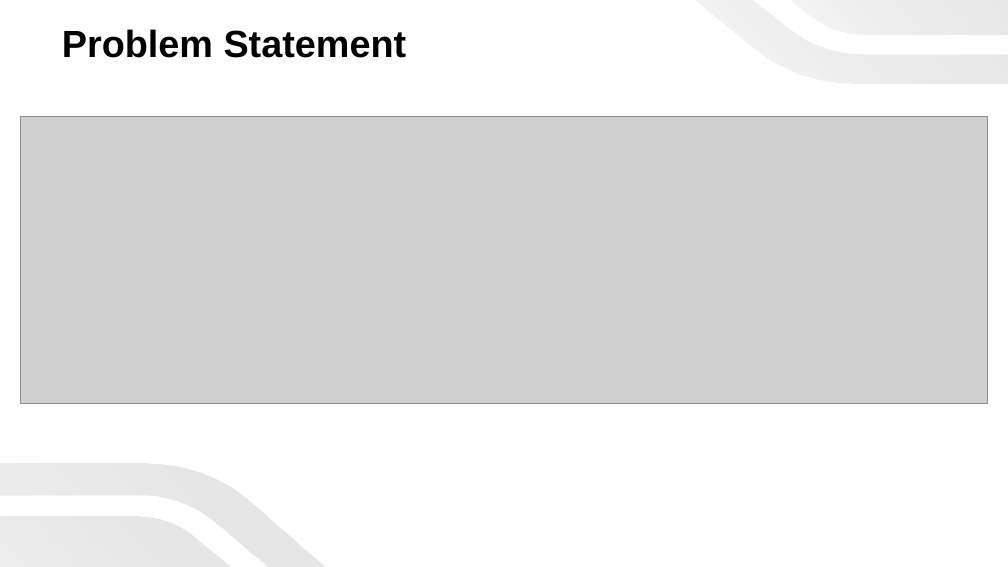
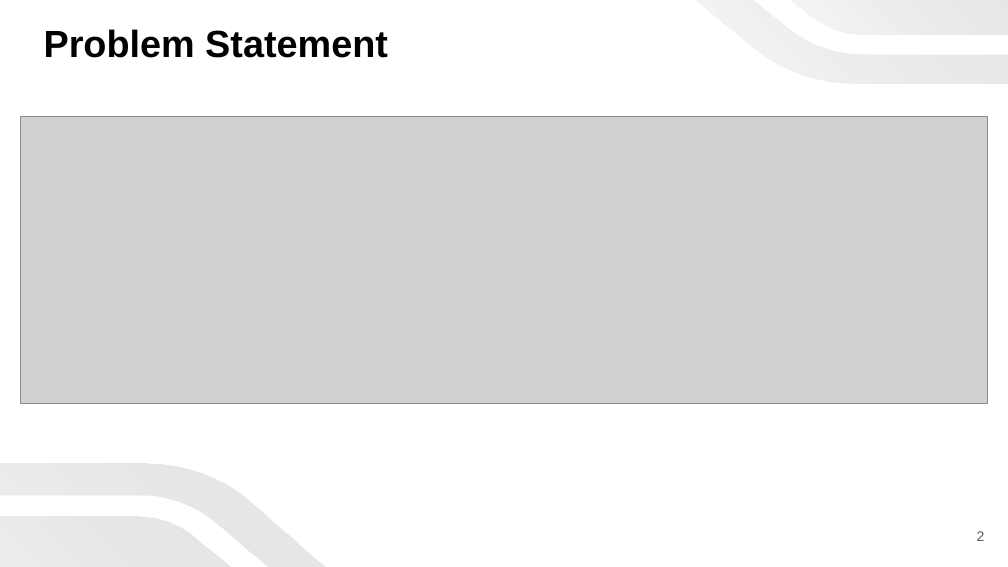
Before and after one commit to AVI-080602/FinalYearProjectOnboarding, a slide deck: slide 2 of Onboarding Presentation Slides.pptx. Drawn at 1008x567 pixels with LibreOffice and Linux fonts; fonts in the diff are those of the drawing; grey boxes stand for pictures. Boxes give left, top, right and bottom in pixels: in the first picture for what was removed or moved away, otherwise in the second. Text is boxed around its words. In the diff, an @@ line names an element or a change of style, - is before the commit and + after.

```diff
--- a/Onboarding Presentation Slides.pptx
+++ b/Onboarding Presentation Slides.pptx
@@ text "Problem Statement" at box(44, 29, 388, 58): alignment centre to left @@
@@ page number added at box(977, 531, 985, 541), 10 pt, text #595959 @@
+2
```
Also in this commit, not shown: 17 other slides changed, 2 slides removed.
